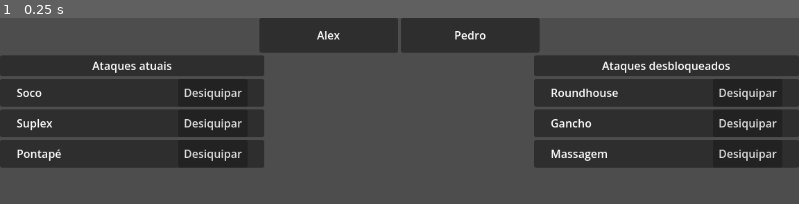
Above: before the commit, frame 1.
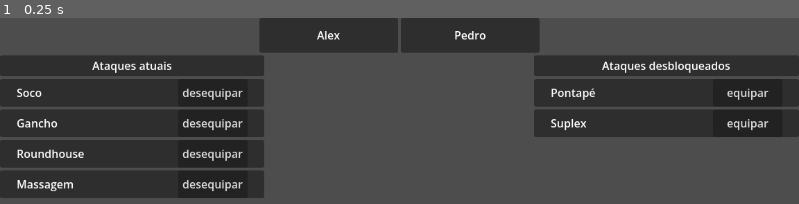
Above: after the commit, the same moment.

Repository: Dragvid/Derbi
Game: Godot game, scene res://Ui/pause menu/party member costumization/Party_customization.tscn
The game is run twice, just before and just after one commit, with the same random seed, the same clock (stepped at 60 frames per second) and the same inputs. This scene is started directly instead of the project's main scene.
Inputs:
- Up to frame 1 (0.25 s): no input

The runs differ from the first frame. In frame 1, 11% of the frame differs, in the area x 0-100%, y 37-97%.
Error before the commit: Invalid assignment of property or key 'text' with value of type 'String' on a base object of type 'null instance'. (res://Ui/pause)

Commit message:
mudanças no save da costumização de personagem

Diff:
--- a/Ui/pause menu/party member costumization/attack_option/attack_option_manager.gd
+++ b/Ui/pause menu/party member costumization/attack_option/attack_option_manager.gd
@@ -1,7 +1,7 @@
 extends Button
 
 @onready var name_label: Label = $HBoxContainer/Label
-@onready var button: Button = $HBoxContainer/Button
+@onready var button: Button = $HBoxContainer/action_button
 
 func Write_info(new_attack_name, purpose):
 	name_label.text = new_attack_name
--- a/Ui/pause menu/party member costumization/scripts/party_customization_manager.gd
+++ b/Ui/pause menu/party member costumization/scripts/party_customization_manager.gd
@@ -21,8 +21,7 @@
 
 func _on_character_selected(member: String):#when the character button is clicked
 	chosen_character = member
-	Load_unlocked_attacks()
-	Load_equipped_attacks()
+	Reload_module()
 
 func Load_unlocked_attacks():
 	if chosen_character == "":
@@ -30,10 +29,11 @@
 	Clear_list(unlocked_attacks_content)
 	for attack in AppInfo.save_file_json["unlocked_moves"]:
 		if attack not in AppInfo.party_info_json[chosen_character]["attacks"]:
-			#print("Can assign: ", attack)
 			# create attack option
 			var new_button: Button = GeneralToolsStatic.instantiate_scene(attack_button_scene.resource_path, unlocked_attacks_content)
 			await get_tree().create_timer(0.01).timeout
+			var action_button : Button = new_button.button
+			action_button.button_up.connect(Equip_attack.bind(attack))
 			new_button.Write_info(attack,"equipar")
 
 # Equipped attacks
@@ -46,6 +46,8 @@
 		# create attack option
 		var new_button: Button = GeneralToolsStatic.instantiate_scene(attack_button_scene.resource_path, equipped_attacks_content)
 		await get_tree().create_timer(0.01).timeout
+		var action_button : Button = new_button.button
+		action_button.button_up.connect(Unequip_attacks.bind(attack))
 		new_button.Write_info(attack,"desequipar")
 
 # ready
@@ -56,3 +58,16 @@
 func Clear_list(target_list:Node):
 	for child in target_list.get_children():
 		child.queue_free()
+
+func Reload_module():
+	Load_unlocked_attacks()
+	Load_equipped_attacks()
+
+#(un)Equip attacks
+func Unequip_attacks(target_attack):
+	AppInfo.Unequip_attack(target_attack, chosen_character)
+	Reload_module()
+
+func Equip_attack(target_attack):
+	AppInfo.Equip_attack(target_attack, chosen_character)
+	Reload_module()
--- a/resources/party_info.json
+++ b/resources/party_info.json
@@ -1,18 +1,27 @@
 {
-	"Pedro":{
-		"total_life" : 70,
-		"block_dmg_resistance" : 0.5,
-		"total_stamina":150,
-		"stamina_recovery":20,
-		"attacks":["Soco","Suplex","Massagem"],
+	"Alex": {
+		"attacks": [
+			"Soco",
+			"Gancho",
+			"Roundhouse",
+			"Massagem"
+		],
+		"block_dmg_resistance": 0.5,
+		"portrait_path": "res://Assets/partyMembers/9a9fc7af914fdca5831900671774cb09.jpg",
+		"stamina_recovery": 20.0,
+		"total_life": 150.0,
+		"total_stamina": 100.0
+	},
+	"Pedro": {
+		"attacks": [
+			"Soco",
+			"Suplex",
+			"Massagem"
+		],
+		"block_dmg_resistance": 0.5,
 		"portrait_path": "res://Assets/partyMembers/Ryuji_Persona-5_Atlus_1920.webp",
-	},
-	"Alex":{
-		"total_life":150,
-		"block_dmg_resistance" : 0.5,
-		"total_stamina":100,
-		"stamina_recovery":20,
-		"attacks":["Soco","Suplex","Pontapé"],
-		"portrait_path": "res://Assets/partyMembers/9a9fc7af914fdca5831900671774cb09.jpg",
+		"stamina_recovery": 20.0,
+		"total_life": 70.0,
+		"total_stamina": 150.0
 	}
 }
--- a/utilities/AppInfo.gd
+++ b/utilities/AppInfo.gd
@@ -87,6 +87,28 @@
 	save_file_json["unlocked_moves"].append(new_attack_name)
 	Save_file("res://resources/Player_Save.json",save_file_json)
 
+static func Unequip_attack(new_attack_name: String, character_name: String):
+	if not party_info_json.has(character_name):
+		print("Character not found: ", character_name)
+		return
+	var member_info = party_info_json[character_name]
+	if new_attack_name in member_info["attacks"]:
+		member_info["attacks"].erase(new_attack_name)
+		Save_file("res://resources/party_info.json", party_info_json)
+	else:
+		print(new_attack_name, " is not equipped on ", character_name)
+
+static func Equip_attack(new_attack_name: String, character_name: String):
+	if not party_info_json.has(character_name):
+		print("Character not found: ", character_name)
+		return
+	var member_info = party_info_json[character_name]
+	if new_attack_name not in member_info["attacks"]:
+		member_info["attacks"].append(new_attack_name)
+		Save_file("res://resources/party_info.json", party_info_json)
+	else:
+		print(new_attack_name, " is already equipped on ", character_name)
+
 static func Get_item(item_name: String):
 	var inventory = save_file_json["item_inventory"]
 	var item_data = item_info_json[item_name]
